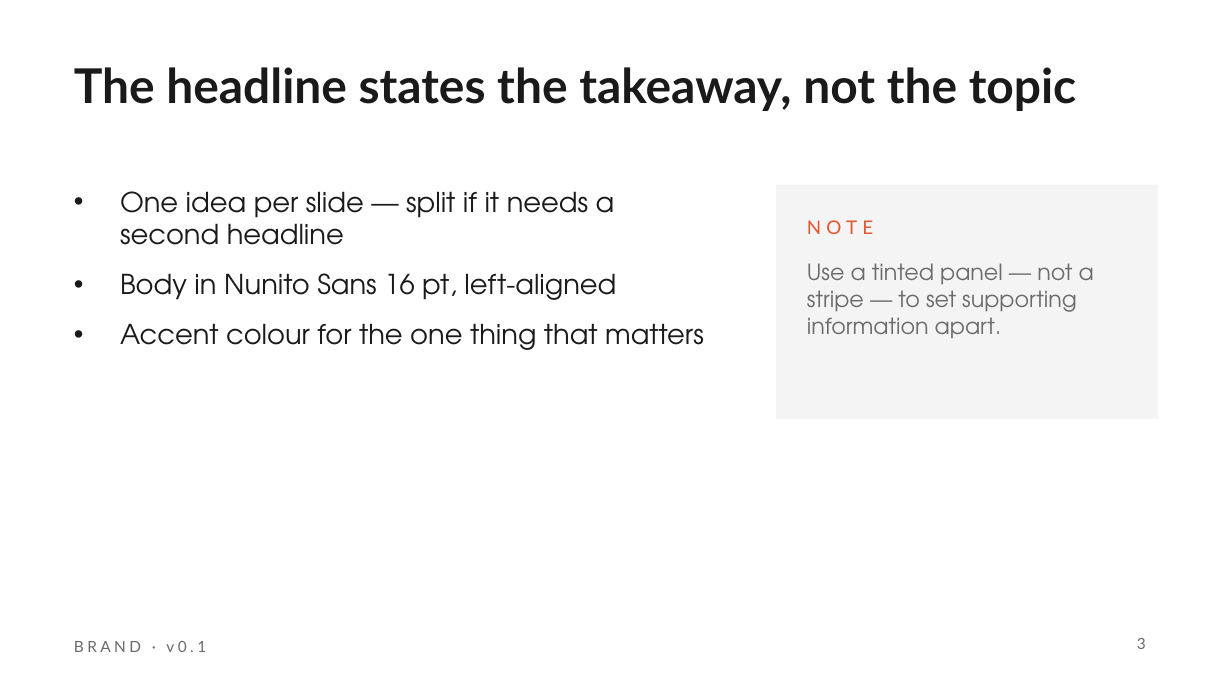
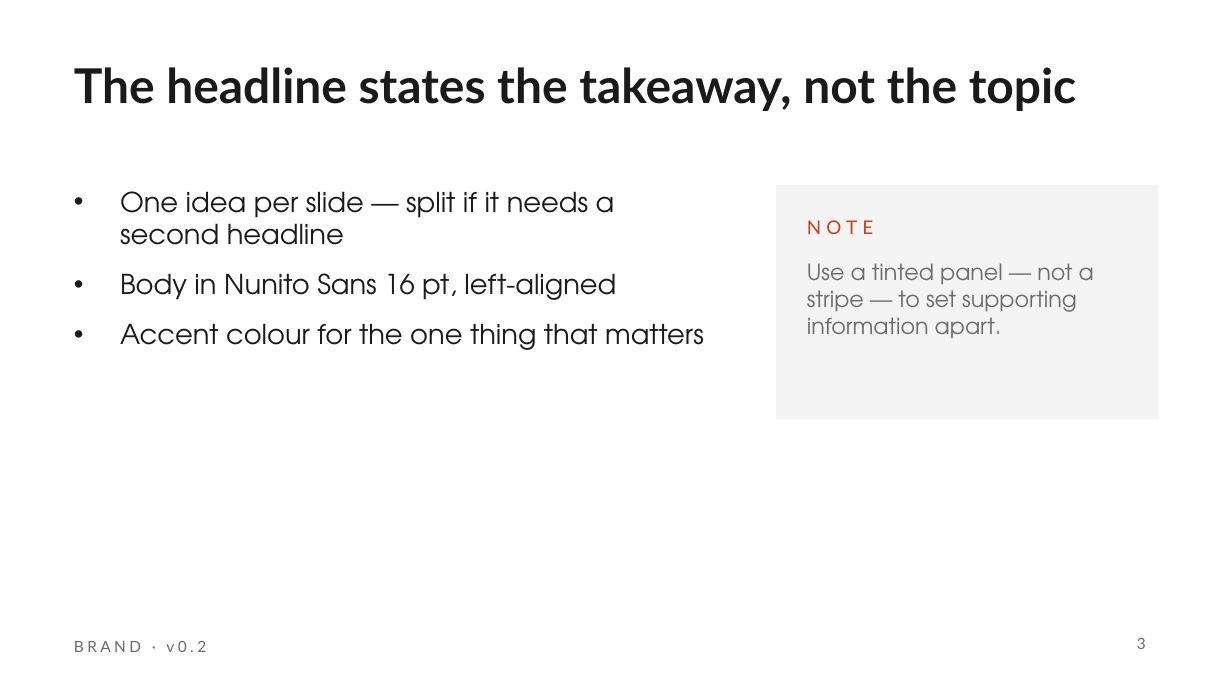
Before and after one commit to token8/test, a slide deck: slide 3 of brand/templates/brand-slides-template.pptx. Drawn at 1232x693 pixels with LibreOffice and Linux fonts; fonts in the diff are those of the drawing. Boxes give left, top, right and bottom in pixels: in the first picture for what was removed or moved away, otherwise in the second. Text is boxed around its words. In the diff, an @@ line names an element or a change of style, - is before the commit and + after.

```diff
--- a/brand/templates/brand-slides-template.pptx
+++ b/brand/templates/brand-slides-template.pptx
@@ text "NOTE" at (x1=807, y1=220, x2=873, y2=234): text colour #E4572E to #C4421D @@
@@ text at (x1=74, y1=641, x2=206, y2=652): text changed @@
-BRAND · v0.1
+BRAND · v0.2
```
Also in this commit, not shown: 6 other slides changed, 5 other files.
